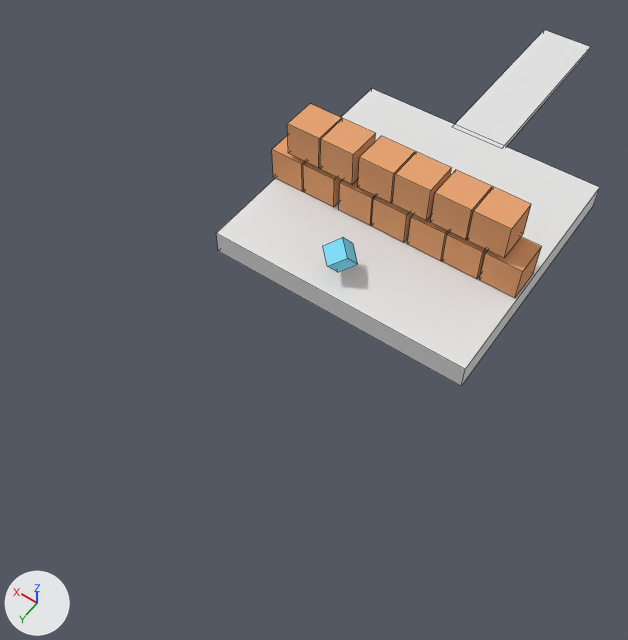
Renders of the Blender file ss/180505/testact/f3.blend from each side of a commit.
Rendered twice from a camera (50 mm lens) standing at (-13.0, 26.0, 28.5) and looking at (0.7, 6.8, -1.7). Lighting does not change. The marker at lower left points along +X, +Y and +Z. Mesh edges are drawn as thin lines.

In view in the first picture: 'goalObject', '立方体', '立方体.001', '立方体.002', '立方体.003', '立方体.006', '立方体.007', '立方体.008', '立方体.009', '立方体.010', '立方体.011', '立方体.012', '立方体.013', '立方体.014', '立方体.015', '立方体.016'.
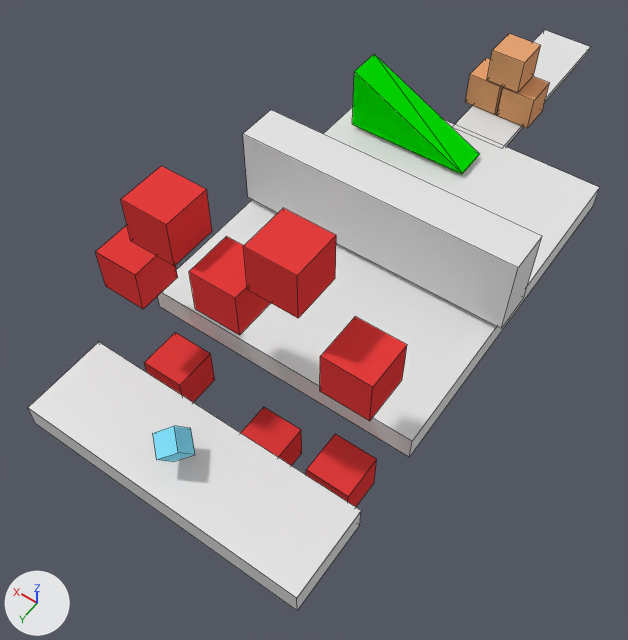
Boxes [x1, y1, x2, y2] around the edits, measured in the pictures (628 x 640 px):
'立方体', moved, rescaled (15% wider, 18% taller)
    before: [216, 89, 600, 386]
    after: [157, 107, 600, 457]
'立方体.004', added
    after: [28, 342, 361, 610]
'立方体.002', reshaped, moved, rescaled
    before: [339, 179, 376, 225]
    after: [243, 110, 542, 328]
'立方体.015', reshaped, moved, rescaled (47% wider, 54% taller)
    before: [392, 152, 451, 220]
    after: [320, 316, 407, 421]
'立方体.006', reshaped, moved, rescaled
    before: [408, 214, 449, 261]
    after: [243, 208, 336, 318]
'立方体.003', reshaped, moved, turned, rescaled
    before: [371, 196, 413, 242]
    after: [352, 54, 479, 174]
'立方体.009', reshaped, moved, rescaled
    before: [272, 135, 306, 192]
    after: [121, 166, 212, 266]
'立方体.010', reshaped, moved, rescaled (48% wider, 31% taller)
    before: [287, 104, 342, 168]
    after: [96, 225, 178, 309]
'立方体.008', reshaped, moved, rescaled
    before: [303, 162, 342, 207]
    after: [189, 236, 270, 335]
'立方体.011', reshaped, moved, rescaled
    before: [320, 119, 376, 184]
    after: [144, 332, 215, 402]
'立方体.014', reshaped, moved, rescaled
    before: [358, 136, 415, 203]
    after: [306, 434, 377, 507]
'立方体.012', moved
    before: [467, 187, 531, 258]
    after: [487, 34, 541, 93]
'立方体.013', reshaped, moved, rescaled
    before: [430, 170, 492, 240]
    after: [241, 407, 302, 466]
'立方体.016', moved
    before: [479, 237, 542, 298]
    after: [497, 76, 550, 128]
'立方体.007', moved
    before: [442, 232, 488, 279]
    after: [465, 58, 503, 115]
'goalObject', moved
    before: [323, 237, 358, 272]
    after: [153, 426, 195, 461]

What changed in the scene script:
```text
Add me_立方体_002:
    me_立方体_002.from_pydata([(-3.12, -0.85, -1.65), (-3.12, -0.85, 1.5), (-3.12, 0.85, -1.65), (-3.12, 0.85, 1.5), (3.14, -0.85, -1.65), (3.14, -0.85, -1.58), (3.14, 0.85, -1.65), (3.14, 0.85, -1.58)], [], [(1, 2, 0), (2, 7, 6), (7, 4, 6), (5, 0, 4), (6, 0, 2), (3, 5, 7), (1, 3, 2), (2, 3, 7), (7, 5, 4), (5, 1, 0), (6, 4, 0), (3, 1, 5)])
    me_立方体_002.materials.append(mat_マテリアル_002)  # green #04e700
Add me_立方体_003:
    me_立方体_003.from_pydata(...)  # a box spanning x -1.0..1.0, y -1.0..1.0, z -1.0..1.0
    me_立方体_003.materials.append(mat_マテリアル_003)  # red #e73e3e
Change ob_立方体_016:
    ob_立方体_016.location: (-5.46, 1.17, 0.89) -> (-0.84, -9.04, 0.89)
Change ob_立方体_015:
    ob_立方体_015.scale: (0.855, 0.855, 0.855) -> (1.0, 1.0, 1.0)
    ob_立方体_015: bpy.data.objects.new('立方体.015', me_立方体_001) -> bpy.data.objects.new('立方体.015', me_立方体_003)
    ob_立方体_015.location: (-0.88, 1.17, 2.84) -> (-4.8, 11.78, 5.0)
Change ob_立方体_014:
    ob_立方体_014.scale: (0.855, 0.855, 0.855) -> (1.0, 1.0, 1.0)
    ob_立方体_014: bpy.data.objects.new('立方体.014', me_立方体_001) -> bpy.data.objects.new('立方体.014', me_立方体_003)
    ob_立方体_014.location: (0.91, 1.17, 2.84) -> (-4.19, 11.78, -3.11)
Change ob_立方体_013:
    ob_立方体_013.scale: (0.855, 0.855, 0.855) -> (1.0, 1.0, 1.0)
    ob_立方体_013: bpy.data.objects.new('立方体.013', me_立方体_001) -> bpy.data.objects.new('立方体.013', me_立方体_003)
    ob_立方体_013.location: (-2.79, 1.17, 2.84) -> (-0.47, 11.78, -4.5)
Change ob_立方体_012:
    ob_立方体_012.location: (-4.57, 1.17, 2.84) -> (0.05, -9.04, 2.68)
Change ob_立方体_011:
    ob_立方体_011.scale: (0.855, 0.855, 0.855) -> (1.0, 1.0, 1.0)
    ob_立方体_011: bpy.data.objects.new('立方体.011', me_立方体_001) -> bpy.data.objects.new('立方体.011', me_立方体_003)
    ob_立方体_011.location: (2.91, 1.17, 2.84) -> (4.3, 11.78, -2.84)
Change ob_立方体_010:
    ob_立方体_010.scale: (0.855, 0.855, 0.855) -> (1.0, 1.0, 1.0)
    ob_立方体_010: bpy.data.objects.new('立方体.010', me_立方体_001) -> bpy.data.objects.new('立方体.010', me_立方体_003)
    ob_立方体_010.location: (4.7, 1.17, 2.84) -> (5.47, 11.78, 3.38)
Change ob_立方体_009:
    ob_立方体_009.scale: (0.855, 0.855, 0.855) -> (1.0, 1.0, 1.0)
    ob_立方体_009: bpy.data.objects.new('立方体.009', me_立方体_001) -> bpy.data.objects.new('立方体.009', me_立方体_003)
    ob_立方体_009.location: (5.64, 1.17, 0.89) -> (3.25, 11.78, 7.33)
Change ob_立方体_008:
    ob_立方体_008.scale: (0.855, 0.855, 0.855) -> (1.0, 1.0, 1.0)
    ob_立方体_008: bpy.data.objects.new('立方体.008', me_立方体_001) -> bpy.data.objects.new('立方体.008', me_立方体_003)
    ob_立方体_008.location: (3.86, 1.17, 0.89) -> (0.58, 11.78, 5.5)
Change ob_立方体_007:
    ob_立方体_007.location: (-3.63, 1.17, 0.89) -> (0.99, -9.04, 0.89)
Change ob_立方体_006:
    ob_立方体_006.scale: (0.855, 0.855, 0.855) -> (1.0, 1.0, 1.0)
    ob_立方体_006: bpy.data.objects.new('立方体.006', me_立方体_001) -> bpy.data.objects.new('立方体.006', me_立方体_003)
    ob_立方体_006.location: (-1.84, 1.17, 0.89) -> (-1.97, 11.78, 8.33)
Change ob_立方体_003:
    ob_立方体_003.scale: (0.855, 0.855, 0.855) -> (1.0, 1.0, 1.0)
    ob_立方体_003: bpy.data.objects.new('立方体.003', me_立方体_001) -> bpy.data.objects.new('立方体.003', me_立方体_002)
    ob_立方体_003.location: (0.07, 1.17, 0.89) -> (2.35, -4.01, 1.87)
    ob_立方体_003.rotation_euler: (0.0, 0.0, 0.0) -> (0.0, 0.0, -3.142)  # degrees (0, 0, 0) -> degrees (0, 0, -180)
Change ob_立方体_002:
    ob_立方体_002: bpy.data.objects.new('立方体.002', me_立方体_001) -> bpy.data.objects.new('立方体.002', me_立方体)
    ob_立方体_002.location: (1.85, 1.17, 0.89) -> (-0.08, 2.95, 2.1)
    ob_立方体_002.scale: (0.855, 0.855, 0.855) -> (6.57, 1.0, 1.87)
Change ob_goalobject:
    ob_goalobject.location: (0.57, 5.06, 1.07) -> (0.26, 16.08, 1.07)
Change ob_立方体:
    ob_立方体.location: (0.0, 0.0, -0.61) -> (0.0, 2.02, -0.61)
    ob_立方体.scale: (6.4, 6.4, 0.604) -> (6.4, 8.41, 0.604)
Add ob_立方体_004:
    ob_立方体_004 = bpy.data.objects.new('立方体.004', me_立方体)
    ob_立方体_004.location = (0.0, 15.81, -0.61)
    ob_立方体_004.scale = (6.4, 1.94, 0.604)
```
